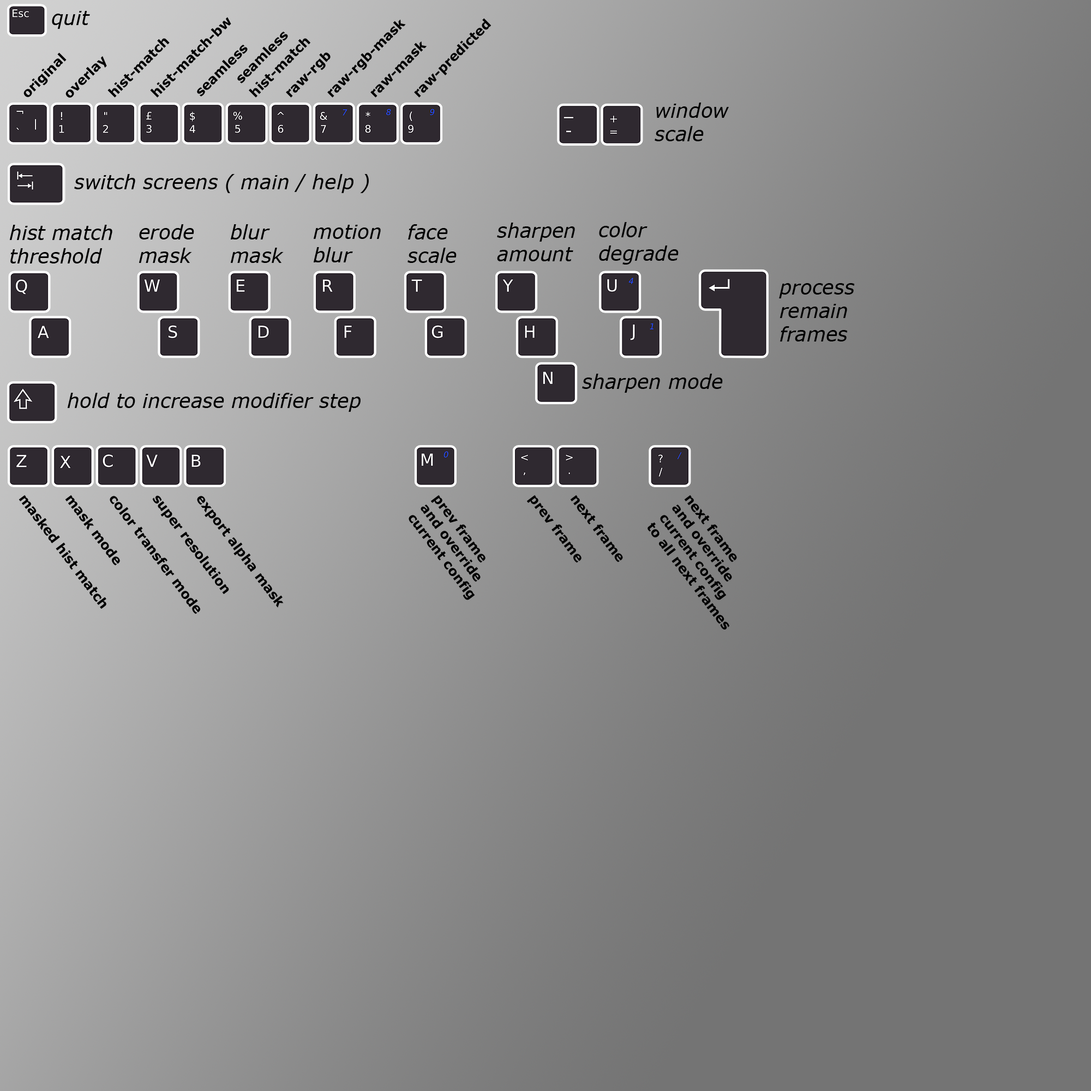
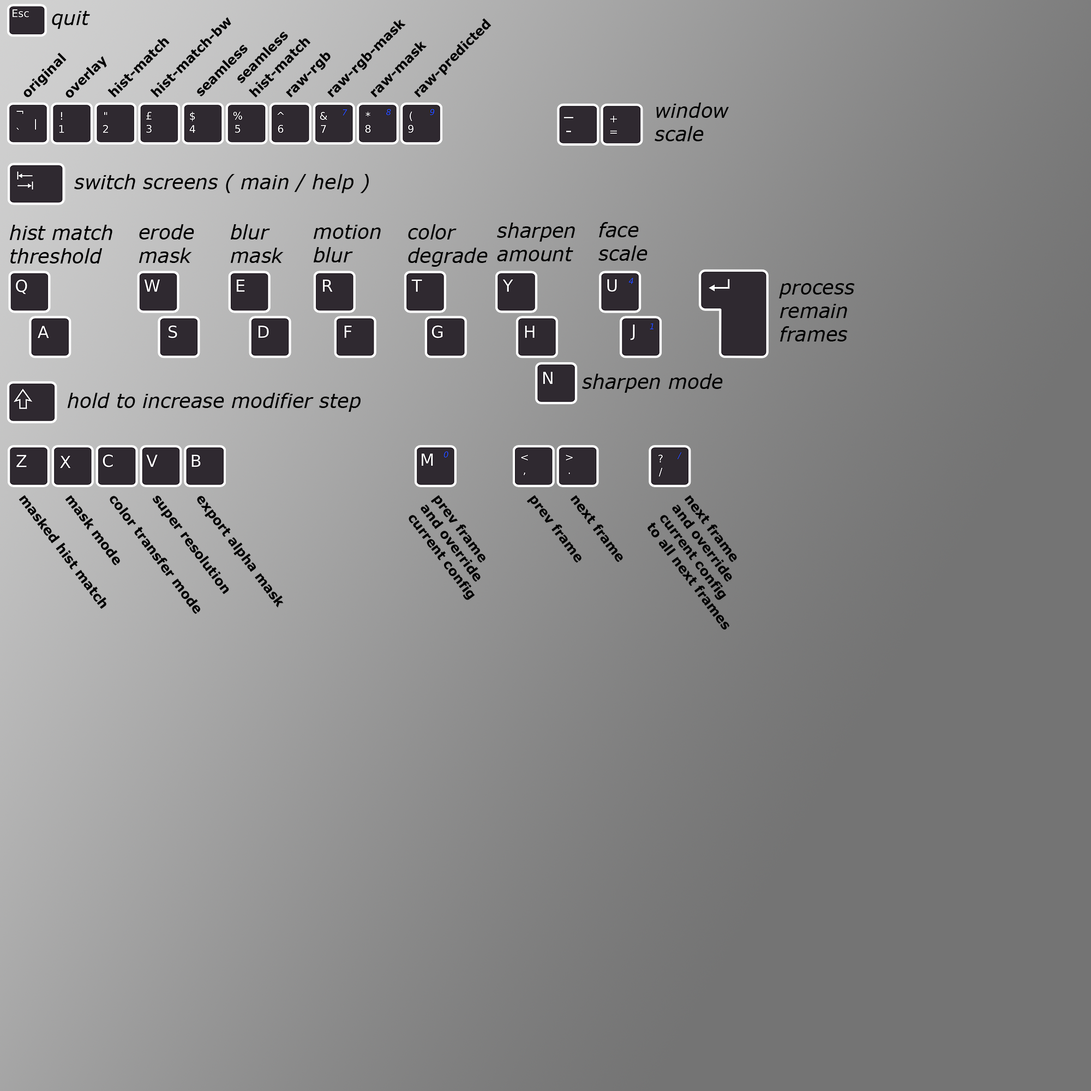
The second 1091×1091 image is a revision of the first. Changes to its layers:
renamed "face scale" to "color degrade", painted on it over <box>407,224,488,267</box>
renamed "color degrade" to "face scale", painted on it over <box>598,222,679,265</box>
